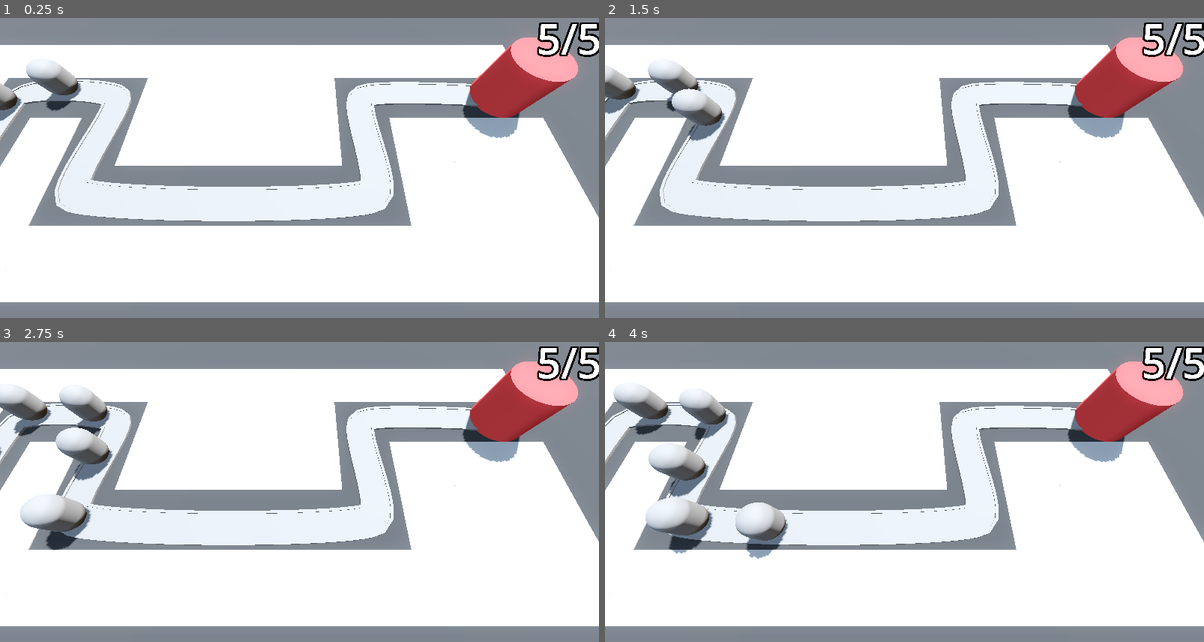
Above: before the commit, frames 1-4 (two rows, left to right).
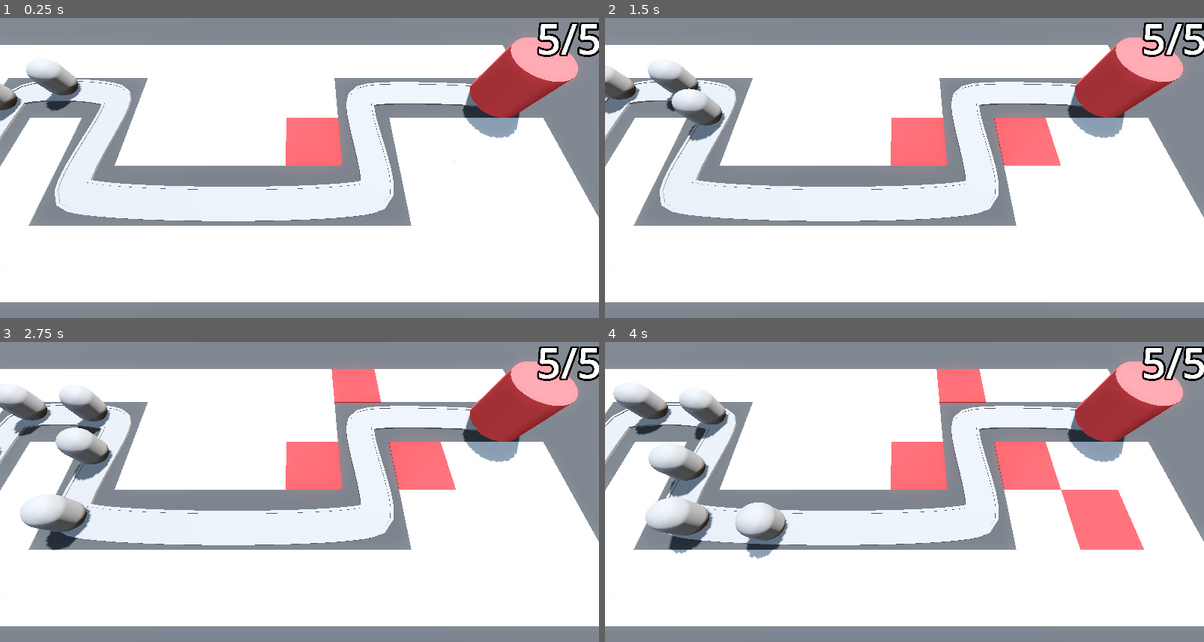
Above: after the commit, the same moments.

Repository: cosmo-the-deer/Barbarian-Blaster
Game: Godot game, scene res://BaseLevel.tscn
The game is run twice, just before and just after one commit, with the same random seed, the same clock (stepped at 60 frames per second) and the same inputs.
Inputs (mouse positions are in pixels of both pictures, inside the frame that each line leads up to):
- Up to frame 1 (0.25 s): no input
- Up to frame 2 (1.5 s): move the mouse to (1036, 132) at 0.52 s; move the mouse to (784, 165) at 1.27 s
- Up to frame 3 (2.75 s): move the mouse to (359, 399) at 2.02 s
- Up to frame 4 (4 s): move the mouse to (874, 540) at 2.77 s; move the mouse to (1084, 525) at 3.52 s

The runs differ from the first frame. In frame 1, 1.4% of the frame differs, in the area x 47-58%, y 33-50%; in frame 2, 2.9%; in frame 3, 3.7%; in frame 4, 5.8%, in the area x 47-90%, y 9-70%.

Commit message:
updated gridmap cells

Diff:
--- a/BaseLevel.tscn
+++ b/BaseLevel.tscn
@@ -42,8 +42,9 @@
 size = Vector3(100, 2, 100)
 material = SubResource("StandardMaterial3D_lvb7b")
 
-[node name="RayPickerCamera" parent="." instance=ExtResource("1_knq2t")]
+[node name="RayPickerCamera" parent="." node_paths=PackedStringArray("gridmap") instance=ExtResource("1_knq2t")]
 transform = Transform3D(1, 0, 0, 0, 0.422618, 0.906308, 0, -0.906308, 0.422618, 5, 14.5, 9.5)
+gridmap = NodePath("../GridMap")
 
 [node name="GridMap" type="GridMap" parent="."]
 mesh_library = ExtResource("1_lvb7b")
@@ -110,7 +111,7 @@
 progress = 5.0
 
 [node name="Enemy3" parent="Path3D" instance=ExtResource("2_5x8ra")]
-transform = Transform3D(0.999893, 0, 0.0123172, 0, 1, 0, -0.0123172, 0, 0.999893, -18.3265, 0, 5.02827)
+transform = Transform3D(0.999892, 0, 0.0123172, 0, 1, 0, -0.0123172, 0, 0.999892, -18.3265, 0, 5.02827)
 progress = 10.0
 
 [node name="Enemy4" parent="Path3D" instance=ExtResource("2_5x8ra")]
--- a/RayPickerCamera/ray_picker_camera.gd
+++ b/RayPickerCamera/ray_picker_camera.gd
@@ -1,12 +1,20 @@
+# 12:45
 extends Camera3D
 
+@export var gridmap: GridMap
+
 @onready var ray_cast_3d: RayCast3D = $RayCast3D
-
-
 
 # Called every frame. 'delta' is the elapsed time since the previous frame.
 func _process(delta: float) -> void:
 	var mouse_position: Vector2 = get_viewport().get_mouse_position()
 	ray_cast_3d.target_position = project_local_ray_normal(mouse_position) * 100.0
 	ray_cast_3d.force_raycast_update()
-	printt(ray_cast_3d.get_collider(), ray_cast_3d.get_collision_point())
+
+	if ray_cast_3d.is_colliding():
+		var collider = ray_cast_3d.get_collider()
+		if collider is GridMap:
+			var collision_point = ray_cast_3d.get_collision_point()
+			var cell = gridmap.local_to_map(collision_point)
+			if gridmap.get_cell_item(cell) == 0:
+				gridmap.set_cell_item(cell, 1)
--- a/project.godot
+++ b/project.godot
@@ -18,3 +18,11 @@
 [global_group]
 
 base=""
+
+[input]
+
+click={
+"deadzone": 0.2,
+"events": [Object(InputEventMouseButton,"resource_local_to_scene":false,"resource_name":"","device":-1,"window_id":0,"alt_pressed":false,"shift_pressed":false,"ctrl_pressed":false,"meta_pressed":false,"button_mask":1,"position":Vector2(229, 17),"global_position":Vector2(238, 65),"factor":1.0,"button_index":1,"canceled":false,"pressed":true,"double_click":false,"script":null)
+]
+}
